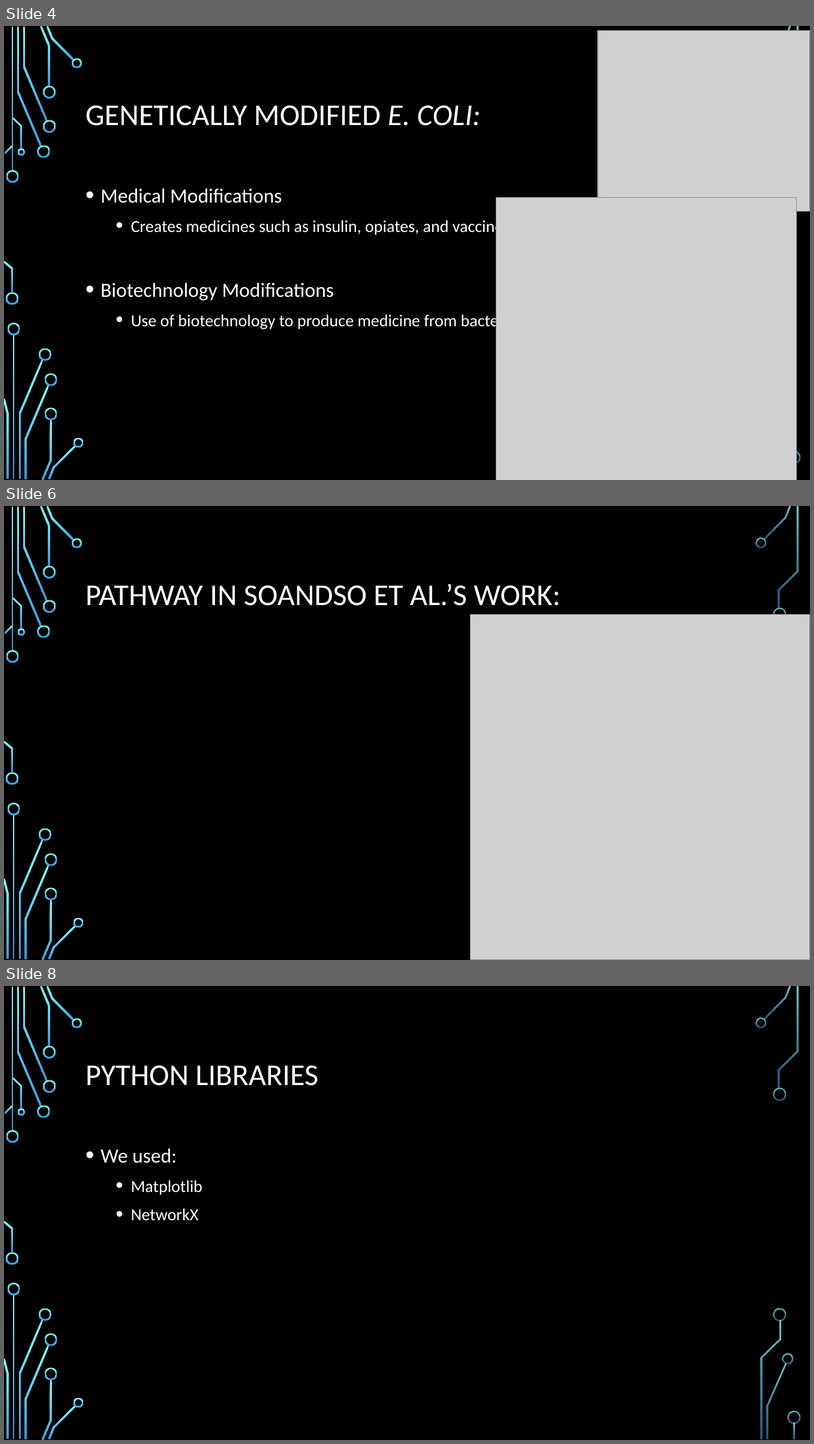
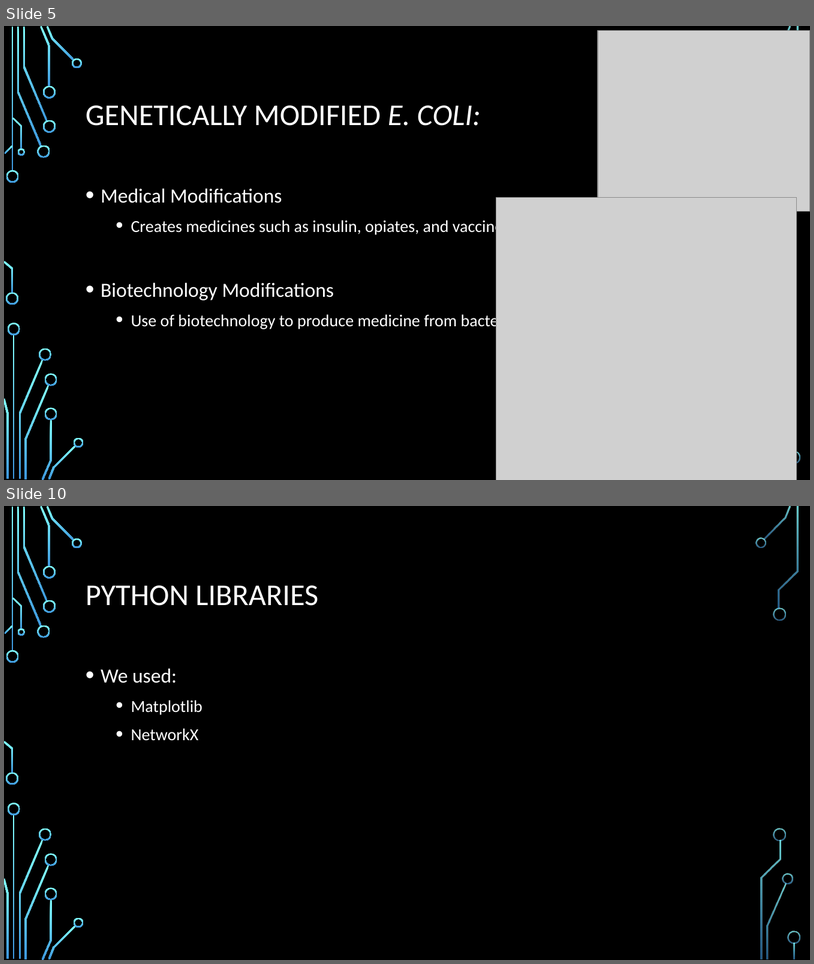
Before and after one commit to saleisha57/Bioinformatics_Final, a slide deck: Bioinformatics Project Slides_Better.pptx. Shown one above the other, each under a label of ours: slides 4, 6 and 8 before the commit, slides 5 and 10 after it; the slides between them are not shown. The pictures are 814x1444 and 814x964 pixels, drawn with LibreOffice and Linux fonts; fonts in the diff are those of the drawing; grey boxes stand for pictures; background and template pictures are left out. Boxes give left, top, right and bottom in pixels: in the first picture for what was removed or moved away, otherwise in the second. Text is boxed around its words. In the diff, an @@ line names an element or a change of style, - is before the commit and + after.

```diff
--- a/Bioinformatics Project Slides_Better.pptx
+++ b/Bioinformatics Project Slides_Better.pptx
@@ slide 6 removed at [4, 506, 810, 960], background picture (left out); not listed: 33 template elements that a slide beside it also shows @@
@@ title removed at [86, 583, 561, 606] @@
-PATHWAY IN SOANDSO ET AL.’S WORK:
@@ picture removed at [470, 614, 810, 960] @@
@@ what was slide 4 is now slide 5 @@
@@ what was slide 8 is now slide 10 @@
```
Also in this commit, not shown: 4 slides changed, 3 slides added.
